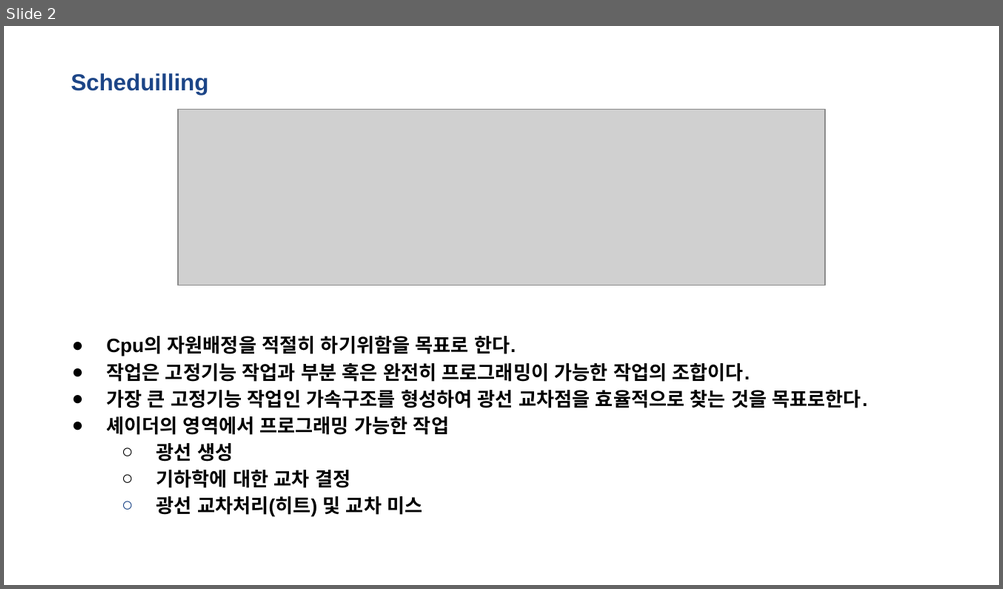
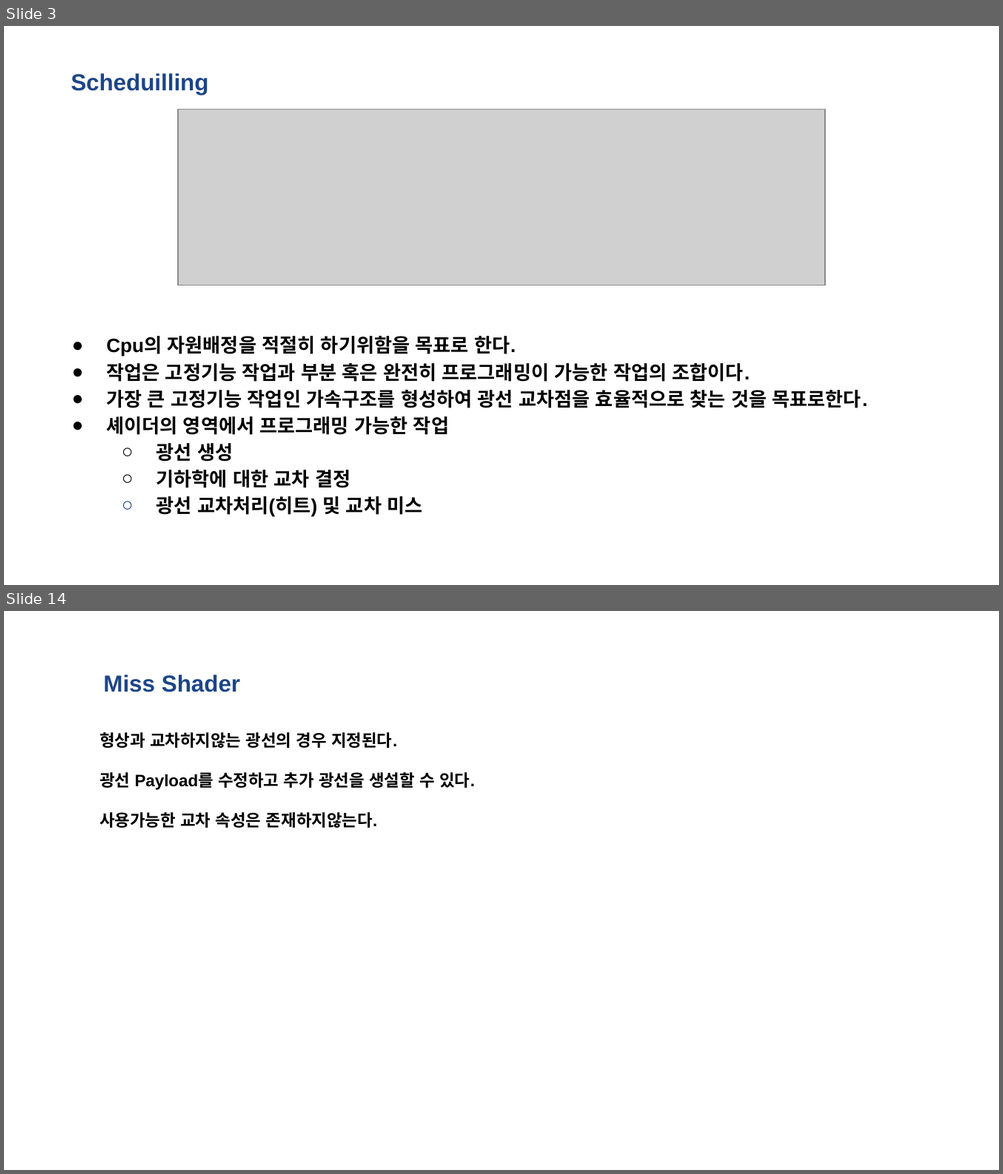
Before and after one commit to kiption/XD, a slide deck: Lab/Client/RayTracing with DirectX 12.pptx. Shown one above the other, each under a label of ours: slide 2 before the commit, slides 3 and 14 after it; the slides between them are not shown. The pictures are 1003x589 and 1003x1174 pixels, drawn with LibreOffice and Linux fonts; fonts in the diff are those of the drawing; grey boxes stand for pictures. Boxes give left, top, right and bottom in pixels: in the first picture for what was removed or moved away, otherwise in the second. Text is boxed around its words. In the diff, an @@ line names an element or a change of style, - is before the commit and + after.

Commit message:
#01-21 허재성 DXR_3
Shader
쉐이더 종류와
광선 생성, 미스, 히트, 교차 공부

```diff
--- a/Lab/Client/RayTracing with DirectX 12.pptx
+++ b/Lab/Client/RayTracing with DirectX 12.pptx
@@ slide 14 added at (4,611,999,1170), background #FFFFFF @@
@@ title added at (103,675,240,692), 16.8 pt, text #1C4587, bold @@
+Miss Shader
@@ text added at (99,732,475,828), 12 pt, text #000000, bold @@
+형상과 교차하지않는 광선의 경우 지정된다.
+광선 Payload를 수정하고 추가 광선을 생설할 수 있다.
+사용가능한 교차 속성은 존재하지않는다.
@@ what was slide 2 is now slide 3 @@
```
Also in this commit, not shown: 3 slides changed, 9 other slides added, 1 slide removed.
